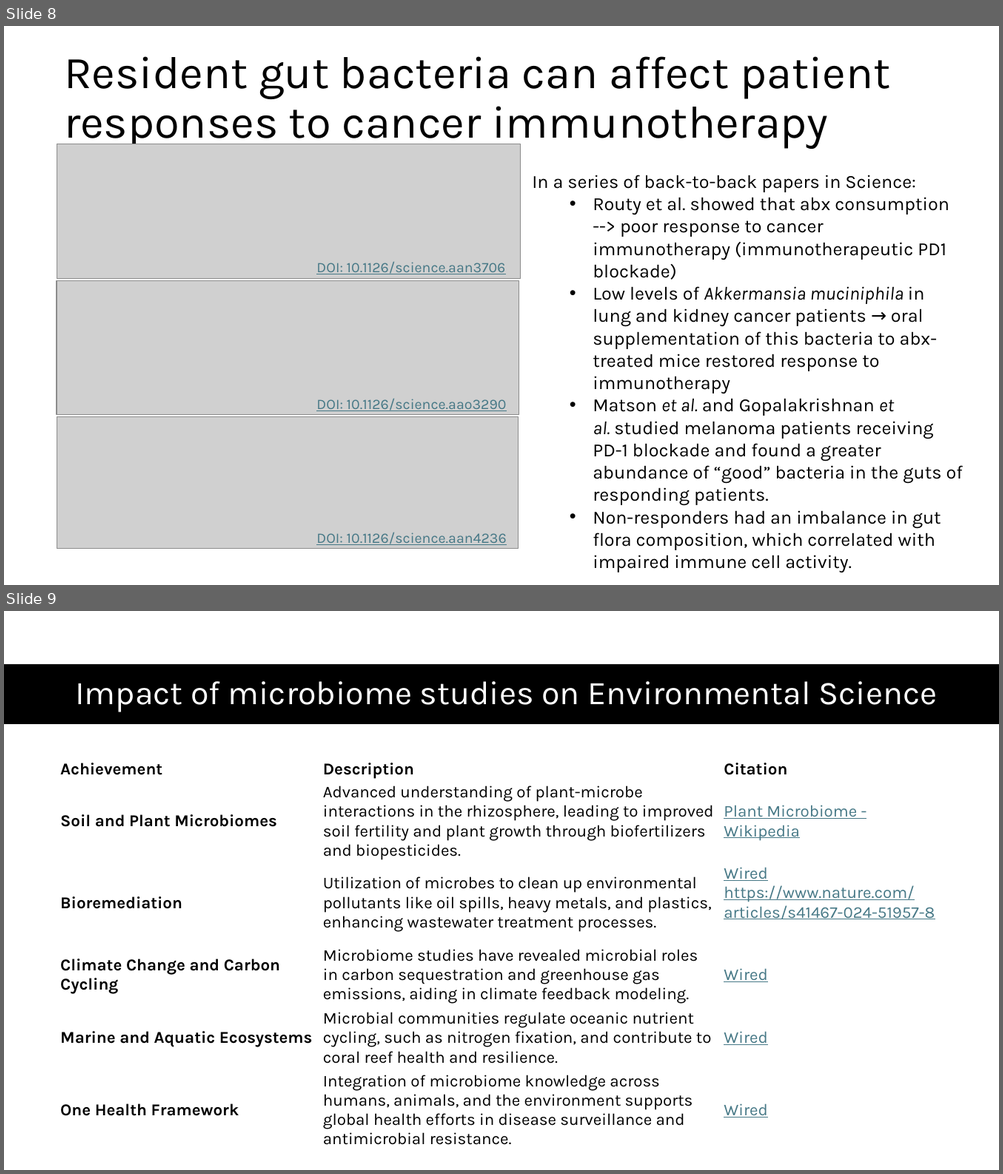
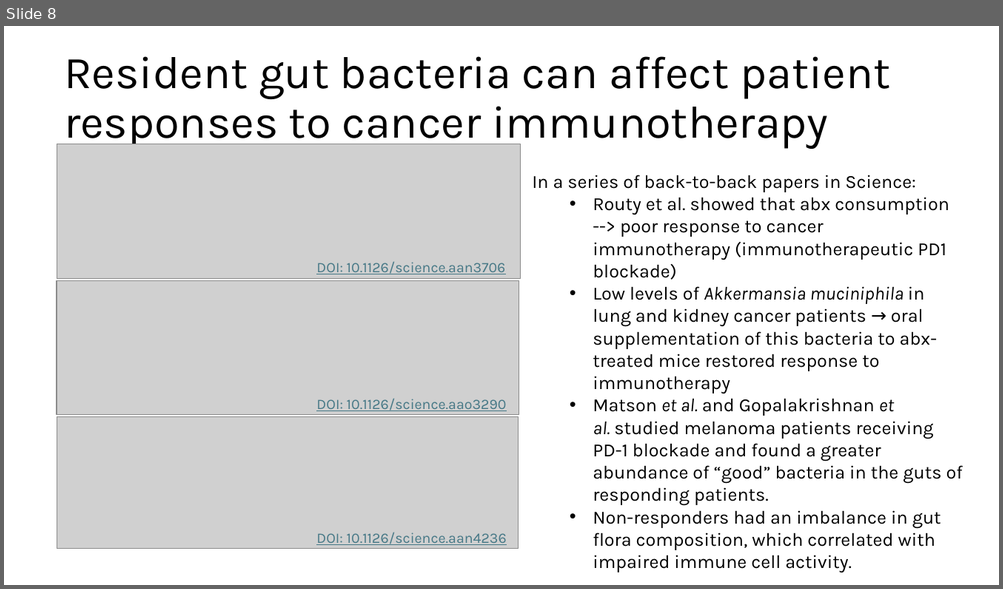
Before and after one commit to biosustain/dsp_metagenomics_training, a slide deck: course_contents/IntroMetagenomics.pptx. Shown one above the other, each under a label of ours: slides 8 and 9 before the commit, slide 8 after it. The pictures are 1003x1174 and 1003x589 pixels, drawn with LibreOffice and Linux fonts; fonts in the diff are those of the drawing; grey boxes stand for pictures. Boxes give left, top, right and bottom in pixels: in the first picture for what was removed or moved away, otherwise in the second. Text is boxed around its words. In the diff, an @@ line names an element or a change of style, - is before the commit and + after.

```diff
--- a/course_contents/IntroMetagenomics.pptx
+++ b/course_contents/IntroMetagenomics.pptx
@@ slide 9 removed at box(4, 611, 999, 1170), background #FFFFFF @@
@@ rectangle removed at box(4, 664, 999, 724) @@
@@ title removed at box(75, 681, 937, 712) @@
-Impact of microbiome studies on Environmental Science
@@ table removed at box(57, 758, 945, 1150), 6 rows, 3 columns @@
-Achievement | Description | Citation
-Soil and Plant Microbiomes | Advanced understanding of plant-microbe interactions in the rhizosphere, leading to improved soil fertility and plant growth through biofertilizers and biopesticides. | Plant Microbiome - Wikipedia
-Bioremediation | Utilization of microbes to clean up environmental pollutants like oil spills, heavy metals, and plastics, enhancing wastewater treatment processes. | Wired https://www.nature.com/articles/s41467-024-51957-8
-Climate Change and Carbon Cycling | Microbiome studies have revealed microbial roles in carbon sequestration and greenhouse gas emissions, aiding in climate feedback modeling. | Wired
-Marine and Aquatic Ecosystems | Microbial communities regulate oceanic nutrient cycling, such as nitrogen fixation, and contribute to coral reef health and resilience. | Wired
-One Health Framework | Integration of microbiome knowledge across humans, animals, and the environment supports global health efforts in disease surveillance and antimicrobial resistance. | Wired
```
Also in this commit, not shown: 3 slides changed, 2 slides added, 3 other slides removed.
